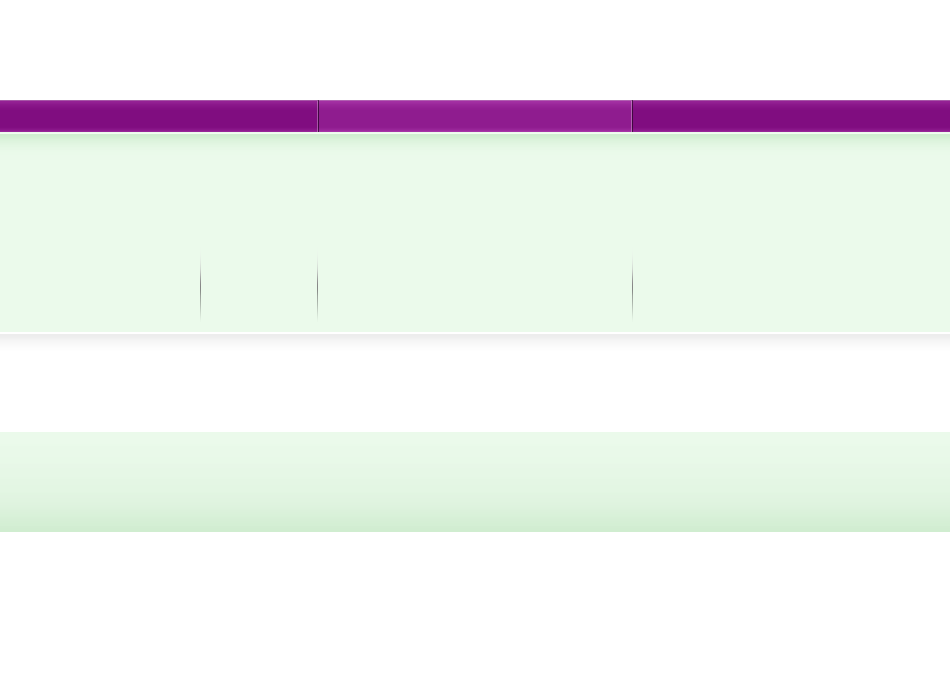
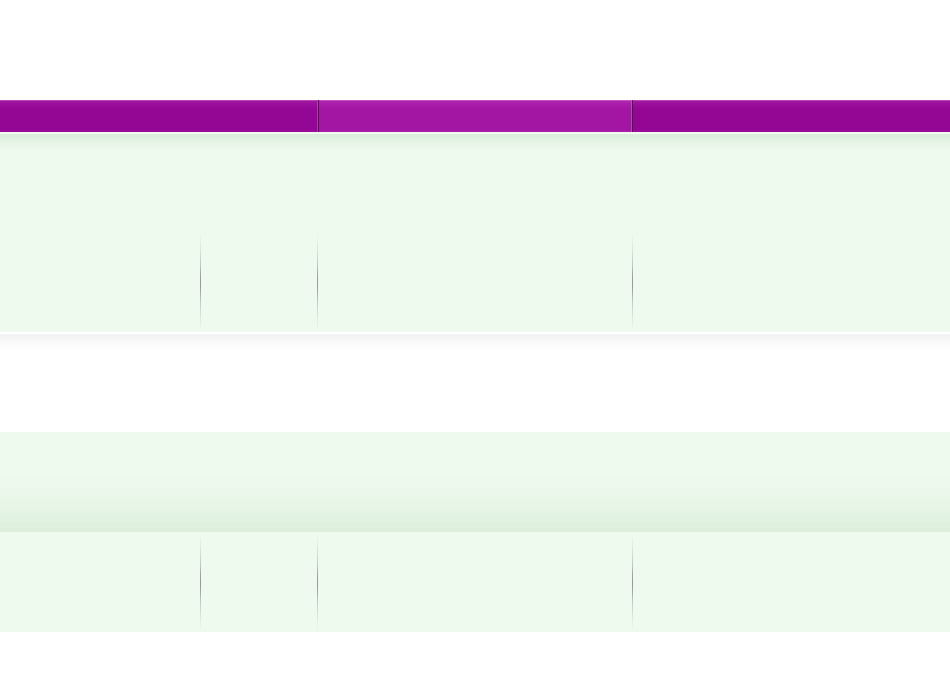
Layers edited between the first and the second 950 x 696 image:
painted on "navbar button" over [0, 100, 950, 132]
painted on "navbar" over [0, 100, 950, 132]
painted on "header widgets" over [0, 132, 950, 232]
painted on "header boxes" over [0, 232, 950, 332]
painted on "footer widgets" over [0, 432, 950, 532]
painted on "footer boxes" over [0, 532, 950, 632]
